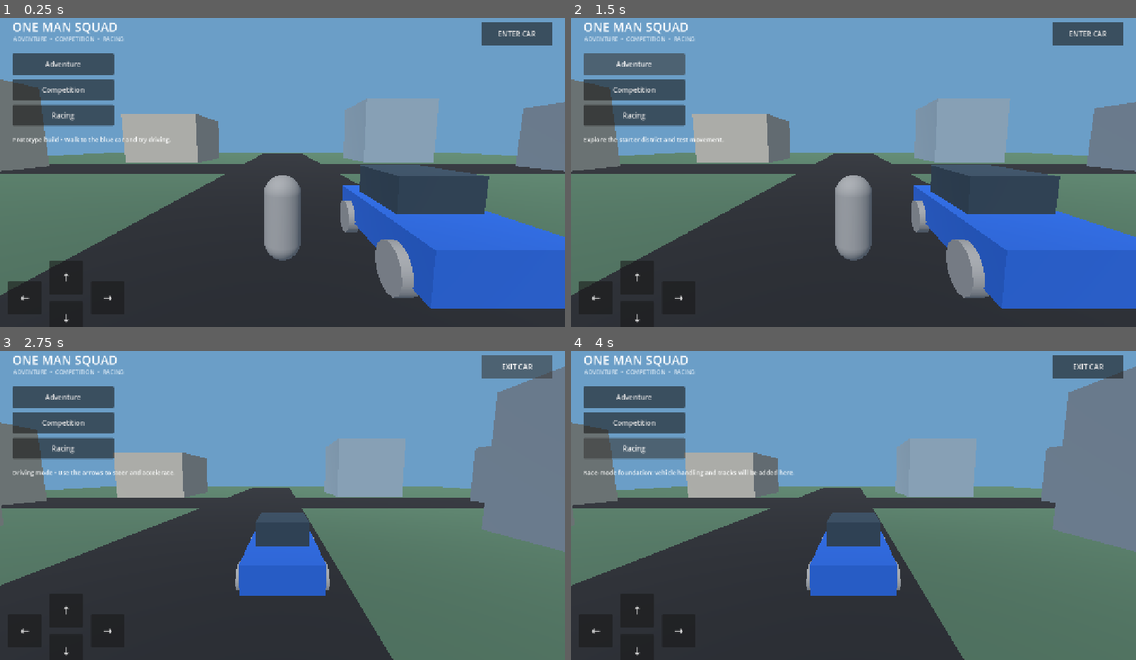
Above: before the commit, frames 1-4 (two rows, left to right).
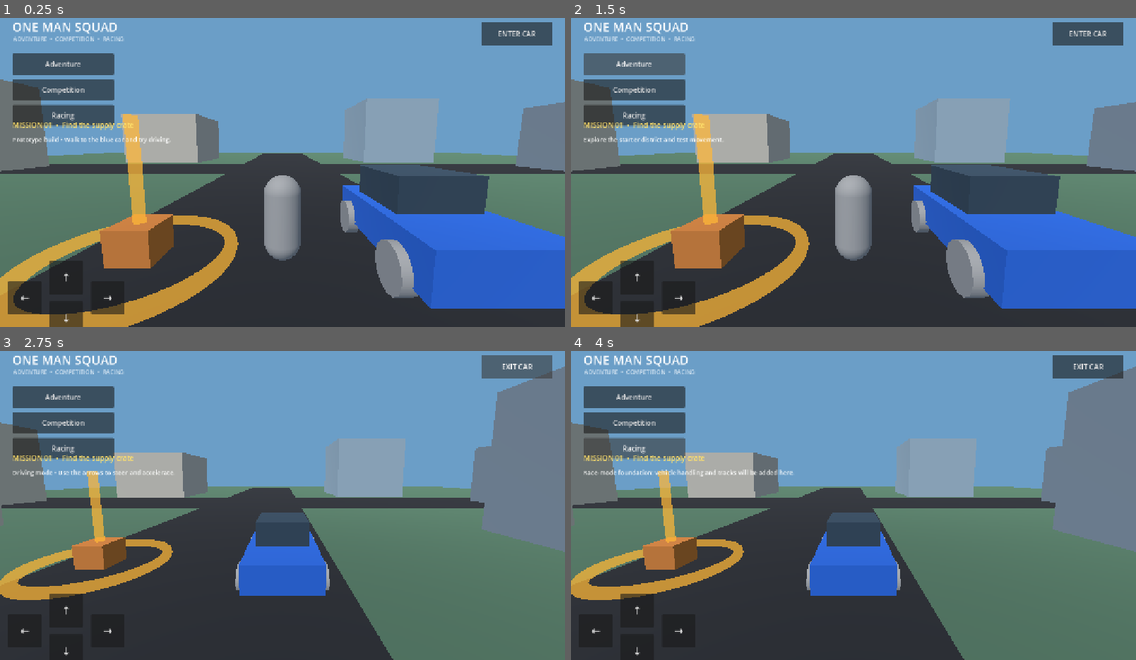
Above: after the commit, the same moments.

Repository: newgenerationnetwork617-ops/one-man-squad
Game: Godot game, scene res://scenes/main.tscn
Two runs of this game, one before a commit and one after it. Both use one fixed random seed, a clock stepped at 60 frames per second and the inputs below.
Inputs:
- Up to frame 1 (0.25 s): no input
- Up to frame 2 (1.5 s): click "Adventure" at 0.5 s; click "Adventure" at 1.25 s
- Up to frame 3 (2.75 s): click "ENTER CAR" at 2 s
- Up to frame 4 (4 s): click "Competition" at 2.75 s; click "Racing" at 3.5 s

The runs differ from the first frame. In frame 1, 7.1% of the frame differs, in the area x 0-43%, y 31-100%; in frame 2, 7.1%; in frame 3, 3.3%; in frame 4, 3.3%.

Commit message:
Add first playable supply delivery mission

Diff:
--- a/scripts/main.gd
+++ b/scripts/main.gd
@@ -9,12 +9,17 @@
 var status_label: Label
 var drive_button: Button
 var is_driving := false
+var mission_stage := 0
+var pickup_area: Area3D
+var delivery_area: Area3D
+var mission_label: Label
 
 func _ready() -> void:
 	_build_environment()
 	_build_test_district()
 	_spawn_player()
 	_spawn_vehicle()
+	_build_adventure_mission()
 	_build_interface()
 
 func _build_environment() -> void:
@@ -124,6 +129,13 @@
 	_add_activity_button(activity_box, "Competition", "Challenge-zone foundation: objective-based AI rounds will be added here.")
 	_add_activity_button(activity_box, "Racing", "Race-mode foundation: vehicle handling and tracks will be added here.")
 
+	mission_label = Label.new()
+	mission_label.text = "MISSION 01  •  Find the supply crate"
+	mission_label.position = Vector2(28, 250)
+	mission_label.add_theme_font_size_override("font_size", 16)
+	mission_label.add_theme_color_override("font_color", Color(1.0, 0.88, 0.42))
+	root.add_child(mission_label)
+
 	status_label = Label.new()
 	status_label.text = "Prototype build • Walk to the blue car and try driving."
 	status_label.position = Vector2(28, 285)
@@ -146,6 +158,79 @@
 	_add_touch_button(root, "↓", Vector2(112, -58), "move_back")
 	_add_touch_button(root, "←", Vector2(18, -104), "move_left")
 	_add_touch_button(root, "→", Vector2(206, -104), "move_right")
+
+func _build_adventure_mission() -> void:
+	# A small, safe delivery mission introduces exploration and navigation.
+	pickup_area = _create_mission_area("SupplyCratePickup", Vector3(-3.0, 0.0, 8.0), Color(1.0, 0.72, 0.22))
+	var crate := MeshInstance3D.new()
+	var crate_mesh := BoxMesh.new()
+	crate_mesh.size = Vector3(0.9, 0.75, 0.9)
+	crate.mesh = crate_mesh
+	crate.material_override = _material(Color(0.72, 0.43, 0.19))
+	crate.position = Vector3(-3.0, 0.42, 8.0)
+	add_child(crate)
+
+	delivery_area = _create_mission_area("DeliveryDestination", Vector3(0.0, 0.0, -28.0), Color(0.25, 0.9, 0.55))
+	delivery_area.visible = false
+	delivery_area.monitoring = false
+	delivery_area.monitorable = false
+
+func _create_mission_area(area_name: String, target_position: Vector3, marker_color: Color) -> Area3D:
+	var area := Area3D.new()
+	area.name = area_name
+	area.position = target_position
+	add_child(area)
+
+	var collision := CollisionShape3D.new()
+	var shape := CylinderShape3D.new()
+	shape.radius = 2.2
+	shape.height = 2.5
+	collision.shape = shape
+	collision.position.y = 1.25
+	area.add_child(collision)
+
+	var beacon := MeshInstance3D.new()
+	var beacon_mesh := CylinderMesh.new()
+	beacon_mesh.top_radius = 0.12
+	beacon_mesh.bottom_radius = 0.12
+	beacon_mesh.height = 3.0
+	beacon.mesh = beacon_mesh
+	var beacon_material := _material(marker_color)
+	beacon_material.shading_mode = BaseMaterial3D.SHADING_MODE_UNSHADED
+	beacon_material.transparency = BaseMaterial3D.TRANSPARENCY_ALPHA
+	beacon_material.albedo_color.a = 0.72
+	beacon.material_override = beacon_material
+	beacon.position.y = 1.5
+	area.add_child(beacon)
+
+	var ring := MeshInstance3D.new()
+	var ring_mesh := TorusMesh.new()
+	ring_mesh.inner_radius = 1.7
+	ring_mesh.outer_radius = 2.0
+	ring.mesh = ring_mesh
+	ring.material_override = beacon_material
+	ring.position.y = 0.12
+	area.add_child(ring)
+
+	area.body_entered.connect(_on_mission_area_entered.bind(area))
+	return area
+
+func _on_mission_area_entered(body: Node3D, area: Area3D) -> void:
+	if body != player and body != vehicle:
+		return
+	if area == pickup_area and mission_stage == 0:
+		mission_stage = 1
+		pickup_area.queue_free()
+		mission_label.text = "MISSION 01  •  Deliver the supply crate"
+		delivery_area.visible = true
+		delivery_area.monitoring = true
+		delivery_area.monitorable = true
+		status_label.text = "Supply collected • Follow the green marker down the main road."
+	elif area == delivery_area and mission_stage == 1:
+		mission_stage = 2
+		delivery_area.queue_free()
+		mission_label.text = "MISSION 01  •  COMPLETE"
+		status_label.text = "Delivery completed • First mission reward: 100 XP"
 
 func _toggle_vehicle() -> void:
 	if not is_driving:
